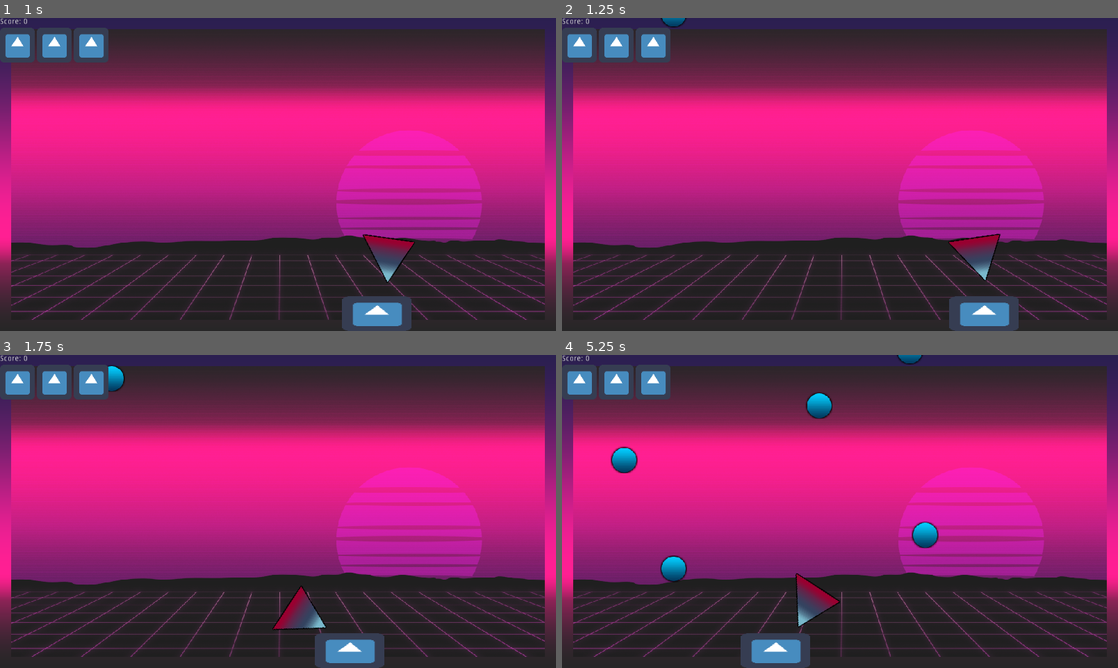
Above: before the commit, frames 1-4 (two rows, left to right).
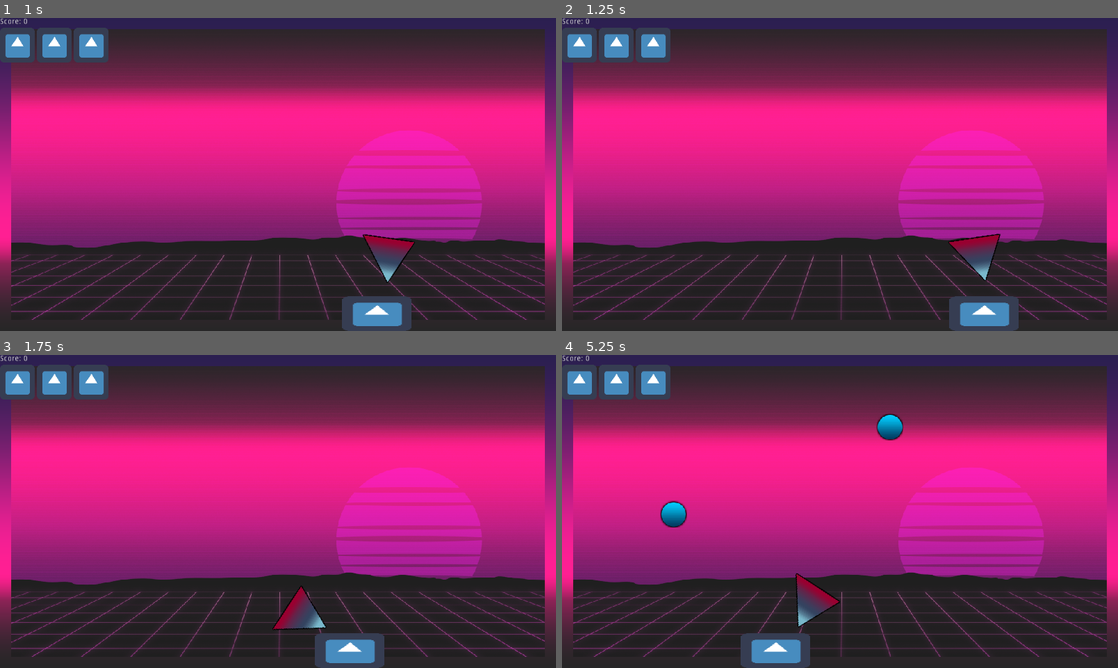
Above: after the commit, the same moments.

Repository: Koumarin/vacuum
Game: Godot game, scene res://scn/main.tscn
The game is run twice, just before and just after one commit, with the same random seed, the same clock (stepped at 60 frames per second) and the same inputs. The engine's default icon, where the game draws it, is replaced by a stand-in: a white triangle on a blue panel in a dark square.
Inputs (mouse positions are in pixels of both pictures, inside the frame that each line leads up to):
- Up to frame 1 (1 s): tap Enter at 0.5 s; move the mouse to (400, 158) at 0.52 s; press the mouse at (400, 158) at 0.53 s; hold D (move-right) from 0.53 s (still down)
- Up to frame 2 (1.25 s): keep holding D (move-right)
- Up to frame 3 (1.75 s): move the mouse to (166, 527) at 1.27 s; release D (move-right) at 1.28 s; release the mouse at (166, 527) at 1.28 s; hold A (move-left) from 1.28 s (still down); click (166, 527) at 1.35 s
- Up to frame 4 (5.25 s): move the mouse to (895, 442) at 2.02 s; release A (move-left) at 2.03 s; press the mouse at (895, 442) at 2.03 s; hold D (move-right) 2.03-3.53 s; move the mouse to (812, 574) at 2.77 s; release the mouse at (812, 574) at 2.78 s; click (812, 574) at 2.85 s; move the mouse to (1006, 558) at 3.52 s; press the mouse at (1006, 558) at 3.53 s; hold A (move-left) from 3.53 s (still down); move the mouse to (673, 464) at 4.27 s; release the mouse at (673, 464) at 4.28 s; click (673, 464) at 4.35 s; move the mouse to (867, 511) at 5.02 s; press the mouse at (867, 511) at 5.03 s

Frame 1 is identical in both runs. In frame 2, 0.1% of the frame differs, in the area x 17-23%, y 0-4%; in frame 3, 0.2%; in frame 4, 2.1%, in the area x 8-68%, y 0-73%.

Commit message:
make harder as time passes

Diff:
--- a/scn/item.tscn
+++ b/scn/item.tscn
@@ -13,6 +13,8 @@
 
 var target = null
 
+var time: float
+
 onready var collider   := $CollisionShape2D
 onready var sprite     := $Sprite
 onready var bigsprite  := $BigSprite
@@ -23,7 +25,8 @@
 
 func _ready() -> void:
 	suction_area = get_node(\"../../Player/Vacuum/SuctionArea\")
-	var r := randi() % 100
+	var r := randi() % 100 - min(time, 60)
+	print(time)
 
 	if r < 10:
 		score = -1
--- a/scn/main.tscn
+++ b/scn/main.tscn
@@ -90,16 +90,22 @@
 
 export var Item: PackedScene
 
+var total_time := 0.0
+
 onready var _time := cooldown
 
 onready var SuctionArea := $'%SuctionArea'
 onready var Player := $'%Player'
+
+func _ready() -> void:
+	randomize()
 
 func _process(dt: float) -> void:
 	_time -= dt
 	if _time <= 0:
-		_time = cooldown
+		_time = cooldown - min(total_time / 100, 1.8)
 		spawn()
+	total_time += dt
 
 func spawn() -> void:
 	var item = Item.instance()
@@ -110,6 +116,8 @@
 
 	SuctionArea.connect('body_entered', item, '_on_SuctionArea_body_entered', [Player])
 	SuctionArea.connect('body_exited',  item, '_on_SuctionArea_body_exited')
+
+	item.time = total_time / 10
 
 	add_child(item)
 
@@ -213,7 +221,7 @@
 
 [node name="Spawner" type="Node" parent="."]
 script = SubResource( 5 )
-cooldown = 1.0
+cooldown = 2.0
 Item = ExtResource( 2 )
 
 [node name="VBoxContainer" type="VBoxContainer" parent="."]
